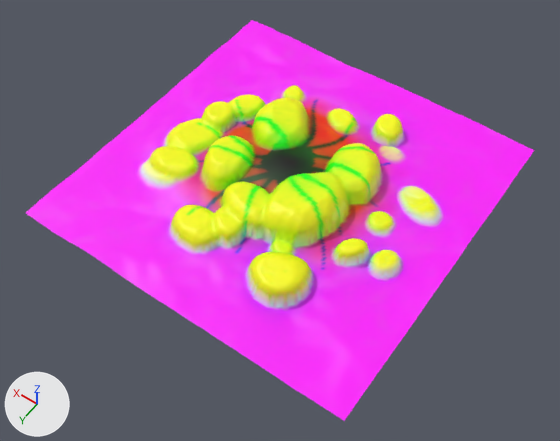
The glTF model lanren/assets/island.glb as it was, and as the next commit left it.
The view is the same before and after, from a 50 mm lens placed at (-13.6, 19.8, 26.6), pointed at (-0.8, 1.8, -1.7). Arrows for +X, +Y and +Z are at lower left; the lights stay in place. The older version comes first.
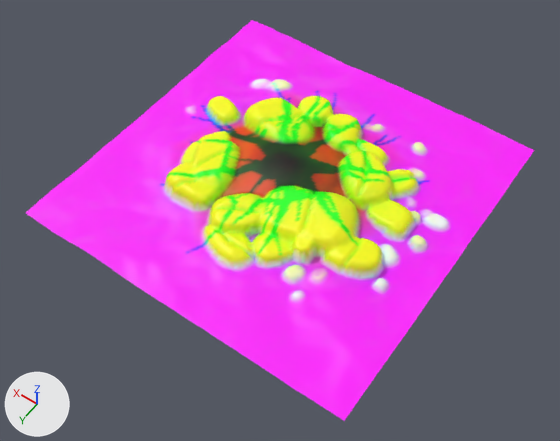
Changed parts and their boxes (x1, y1, x2, y2) in the pictures (560 x 441 px; the box of a moved part takes in the faces that stretch with it):
part 1 of me_mesh_0, moved or reshaped
    both: (94, 79, 451, 334)
part 2 of me_mesh_0, recoloured
    both: (134, 76, 454, 325)

The edits, one by one:
me_mesh_0 is used by ob_mesh_0; location (0.0, 0.0, 0.0).
me_mesh_0 had 24649 vertices, 48672 faces and spanned x -8.6..8.6, y -8.6..8.6, z -1.2..0.9.
me_mesh_0 now has 24649 vertices, 48672 faces and spans x -8.6..8.6, y -8.6..8.6, z -1.2..0.4.
me_mesh_0 part 1: 7869 of 24649 vertices moved; they spanned x -8.6..8.6, y -6.0..6.1, z -1.2..0.9 and now span x -8.6..8.6, y -6.0..6.1, z -1.2..0.4; mean shift (0.0, 0.0, -0.1); largest move (7.1, 3.9, -1.1) -> (-8.6, 3.9, -1.1).
me_mesh_0 part 2: 28289 kept faces spanning x -8.6..8.6, y -8.6..8.6, z -1.2..0.4 get new vertex colours.
